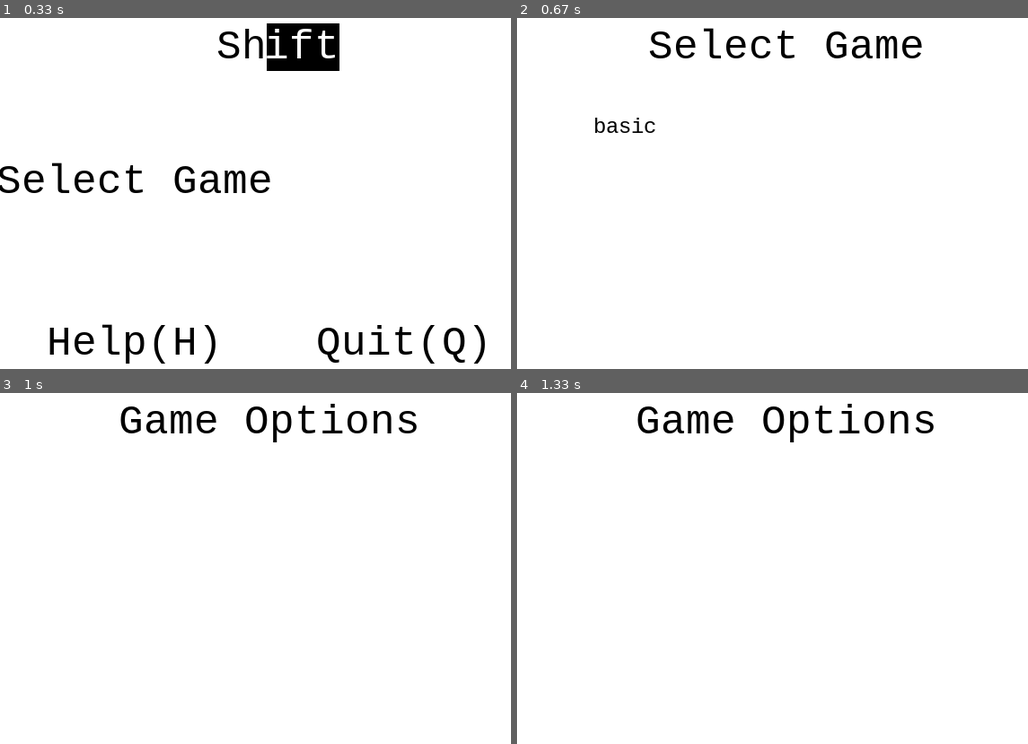
Above: before the commit, frames 1-4 (two rows, left to right).
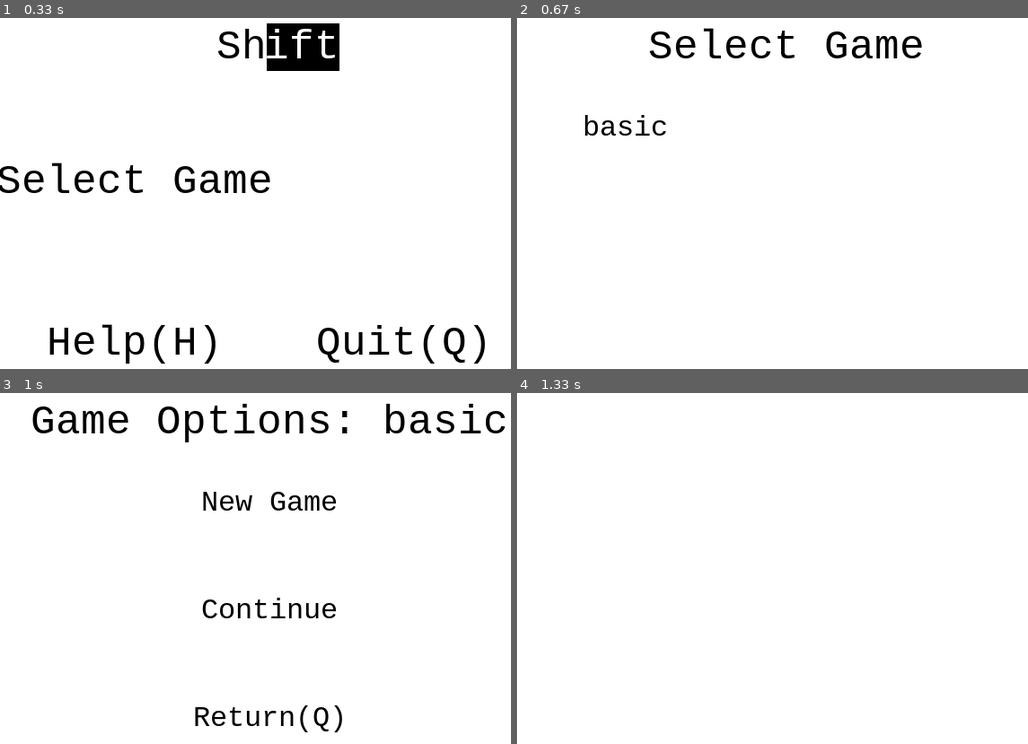
Above: after the commit, the same moments.

Repository: fyabc/MiniGames
Game: pygame game, started from Shift_pygame/test/test_main.py
The game is run twice, just before and just after one commit, with the same random seed, the same clock (stepped at 60 frames per second) and the same inputs.
Inputs (mouse positions are in pixels of both pictures, inside the frame that each line leads up to):
- Up to frame 1 (0.33 s): no input
- Up to frame 2 (0.67 s): press the mouse at (654, 182) at 0.37 s; move the mouse to (634, 270) at 0.47 s; release the mouse at (619, 361) at 0.6 s
- Up to frame 3 (1 s): press the mouse at (107, 501) at 0.7 s; move the mouse to (97, 491) at 0.8 s; release the mouse at (86, 484) at 0.93 s
- Up to frame 4 (1.33 s): press the mouse at (787, 501) at 1.03 s; move the mouse to (890, 656) at 1.13 s; release the mouse at (outside the picture) at 1.27 s

Frame 1 is identical in both runs. In frame 2, 0.4% of the frame differs, in the area x 13-30%, y 27-34%; in frame 3, 4.7%, in the area x 6-99%, y 3-97%; in frame 4, 1.5%.

Commit message:
Add a level select scene (still implementing) Some refactor in Text, Scene, etc.

Diff:
--- a/Shift_pygame/Shift_pygame/config/config.py
+++ b/Shift_pygame/Shift_pygame/config/config.py
@@ -41,6 +41,9 @@
 FontSize = 50
 FontName = os.path.join(ResourcePath, 'fonts', 'consolas-yahei.ttf')
 
+FontSmall = 27
+FontMedium = 35
+
 # FPS.
 MainFPS = 60
 
--- a/Shift_pygame/Shift_pygame/element/text.py
+++ b/Shift_pygame/Shift_pygame/element/text.py
@@ -14,4 +14,13 @@
                  visible=True, angle=0):
         super().__init__(game, scene, loc, angle, visible, 'center')
 
+        self.text = text
+        self.fg_bg = fg_bg
+        self.font_size = font_size
+        self.font_name = font_name
+
         self.image = get_text(text, *fg_bg, font_size, font_name)
+
+    def set_text(self, text):
+        self.text = text
+        self.image = get_text(self.text, *self.fg_bg, self.font_size, self.font_name)
--- a/Shift_pygame/Shift_pygame/game.py
+++ b/Shift_pygame/Shift_pygame/game.py
@@ -36,18 +36,20 @@
             for game_group_name in GameGroups
         }
 
-        scene_map = {
+        self.scene_map = {
             'MainMenu': 0,
             'HelpMenu': 1,
             'GameSelectMenu': 2,
             'GameMainMenu': 3,
             # ('LevelScene', 'basic'): 'basic',
+            'LevelSelectMenu': 4,
         }
 
-        self.add_scene(0, MainMenu, scene_map)
-        self.add_scene(1, HelpMenu)
-        self.add_scene(2, GameSelectMenu, scene_map)
-        self.add_scene(3, GameMainMenu, scene_map)
+        self.add_scene(MainMenu, self.scene_map)
+        self.add_scene(HelpMenu, self.scene_map)
+        self.add_scene(GameSelectMenu, self.scene_map)
+        self.add_scene(GameMainMenu, self.scene_map)
+        self.add_scene(LevelSelectMenu, self.scene_map)
 
     @contextmanager
     def _game_manager(self):
@@ -64,7 +66,8 @@
         print('The game is quited!')
         sys.exit(0)
 
-    def add_scene(self, scene_id, scene_type, *args, **kwargs):
+    def add_scene(self, scene_type, *args, **kwargs):
+        scene_id = self.scene_map[scene_type.__name__]
         self.scenes[scene_id] = scene_type(self, scene_id, *args, **kwargs)
 
     def run(self):
--- a/Shift_pygame/Shift_pygame/group_data.py
+++ b/Shift_pygame/Shift_pygame/group_data.py
@@ -134,15 +134,14 @@
 class GameGroupData:
     def __init__(self, game_group_name, levels, record_file=None):
         self.game_group_name = game_group_name
-        self.levels = {
-            level.id: level
-            for level in levels
-        }
+        self.levels = {level.id: level for level in levels}
 
         if record_file is not None:
             self.load_status(record_file)
 
+        # For debug
         print(self)
+        # End debug
 
     def __getitem__(self, item):
         return self.levels[item]
--- a/Shift_pygame/Shift_pygame/scene/basic_scenes.py
+++ b/Shift_pygame/Shift_pygame/scene/basic_scenes.py
@@ -3,7 +3,7 @@
 
 import pygame.locals
 
-from ..config import GameGroups, SceneTitleLocation, DefaultGroup
+from ..config import GameGroups, SceneTitleLocation, DefaultGroup, FontMedium
 from .scene import Scene
 from ..element.text import Text
 from ..element.group import Group
@@ -33,6 +33,12 @@
         self.groups.append(self.active_group)
 
         self.add_action((pygame.locals.MOUSEBUTTONUP, 1), self.on_mouse_up_1)
+
+        self._add_elements()
+
+    def _add_elements(self):
+        """Subclasses override this method to add elements."""
+        pass
 
     def add_active_element(self, *elements):
         self.handlers.extend(elements)
@@ -47,9 +53,7 @@
 
 
 class MainMenu(MenuScene):
-    def __init__(self, game, scene_id, targets):
-        super().__init__(game, scene_id, targets)
-
+    def _add_elements(self):
         self.add_background(
             Text(self.game, self, 'Sh', (0.449, 0.15)),
             Text(self.game, self, 'ift', (0.561, 0.15), fg_bg=(True, False), font_size=50),
@@ -57,9 +61,9 @@
 
         self.add_active_element(
             ActiveText(self.game, self, 'Select Game', (0.25, 0.4),
-                       mouse_up_call=(lambda *args: targets['GameSelectMenu'])),
+                       mouse_up_call=(lambda *args: self.targets['GameSelectMenu'])),
             ActiveText(self.game, self, 'Help(H)', (0.25, 0.7),
-                       mouse_up_call=(lambda *args: targets['HelpMenu'])),
+                       mouse_up_call=(lambda *args: self.targets['HelpMenu'])),
             ActiveText(self.game, self, 'Quit(Q)', (0.75, 0.7),
                        mouse_up_call=(lambda *args: self.QuitID)),
         )
@@ -76,24 +80,19 @@
 
 
 class HelpMenu(MenuScene):
-    def __init__(self, game, scene_id):
-        super().__init__(game, scene_id, None)
-
+    def _add_elements(self):
         self.add_background(
             Text(self.game, self, 'Help', SceneTitleLocation),
-            Text(self.game, self, 'Left: Go left', (0.5, 0.29), font_size=27),
-            Text(self.game, self, 'Right: Go right', (0.5, 0.37), font_size=27),
-            Text(self.game, self, 'Up: To another level on the door', (0.5, 0.45), font_size=27),
-            Text(self.game, self, 'Space: Jump', (0.5, 0.53), font_size=27),
-            Text(self.game, self, 'Shift: Shift to another world', (0.5, 0.61), font_size=27),
+            Text(self.game, self, 'Left: Go left', (0.5, 0.29), font_size=FontMedium),
+            Text(self.game, self, 'Right: Go right', (0.5, 0.37), font_size=FontMedium),
+            Text(self.game, self, 'Up: To another level on the door', (0.5, 0.45), font_size=FontMedium),
+            Text(self.game, self, 'Space: Jump', (0.5, 0.53), font_size=FontMedium),
+            Text(self.game, self, 'Shift: Shift to another world', (0.5, 0.61), font_size=FontMedium),
         )
 
         self.add_active_element(
-            ActiveText(
-                self.game, self,
-                'Return(Q)', (0.5, 0.8),
-                mouse_up_call=(lambda t, g, e, pre_sid, *args: pre_sid)
-            )
+            ActiveText(self.game, self, 'Return(Q)', (0.5, 0.8),
+                       mouse_up_call=(lambda t, g, e, pre_sid, *args: pre_sid))
         )
 
     def _add_keys(self):
@@ -106,17 +105,15 @@
 
 
 class GameSelectMenu(MenuScene):
-    def __init__(self, game, scene_id, targets):
-        super().__init__(game, scene_id, targets)
-
+    def _add_elements(self):
         self.add_background(
             Text(self.game, self, 'Select Game', SceneTitleLocation),
         )
 
         game_group_number = len(GameGroups)
         self.add_active_element(*[
-            ActiveText(self.game, self, game_group_name, (0.2, 0.3 + 0.07 * i), font_size=27,
-                       mouse_up_call=(lambda t, g, e, pre_sid, *args: (targets['GameMainMenu'], game_group_name)))
+            ActiveText(self.game, self, game_group_name, (0.2, 0.3 + 0.07 * i), font_size=FontMedium,
+                       mouse_up_call=(lambda t, g, e, pre_sid, *args: (self.targets['GameMainMenu'], game_group_name)))
             for i, game_group_name in enumerate(GameGroups)
         ])
 
@@ -135,8 +132,20 @@
 
         self.game_group_name = DefaultGroup
 
-        self.add_background(
-            Text(self.game, self, 'Game Options', SceneTitleLocation),
+    def _add_elements(self):
+        self.title = Text(self.game, self, 'Game Options', SceneTitleLocation)
+
+        self.add_background(
+            self.title,
+        )
+
+        self.add_active_element(
+            ActiveText(self.game, self, 'New Game', (0.5, 0.3), font_size=FontMedium,
+                       mouse_up_call=lambda *args: (self.targets['LevelSelectMenu'], self.game_group_name)),
+            ActiveText(self.game, self, 'Continue', (0.5, 0.5), font_size=FontMedium,
+                       mouse_up_call=lambda *args: (self.targets['LevelSelectMenu'], self.game_group_name)),
+            ActiveText(self.game, self, 'Return(Q)', (0.5, 0.7), font_size=FontMedium,
+                       mouse_up_call=lambda *args: self.targets['GameSelectMenu']),
         )
 
     def _add_keys(self):
@@ -150,12 +159,15 @@
     def run(self, previous_scene_id, *args):
         """
 
-        :param previous_scene_id:
-        :param args: args[0] = game_group_name
+        :param previous_scene_id: as default
+        :param args:
+            args[0] = game_group_name
         :return:
         """
 
+        # Load game group name, do some works.
         self.game_group_name = args[0]
+        self.title.set_text('Game Options: {}'.format(self.game_group_name))
 
         return super().run(previous_scene_id, *args)
 
@@ -163,3 +175,30 @@
         super().draw_background()
 
         # todo: Add level buttons (even link graph) into the scene
+
+
+class LevelSelectMenu(MenuScene):
+    """The menu for level selection.
+
+    It contains level numbers (maybe also contains their connections).
+
+    Click the levels will go to level scene (game scene).
+    """
+
+    def __init__(self, game, scene_id, targets):
+        super().__init__(game, scene_id, targets)
+
+        self.game_group_name = DefaultGroup
+
+    def run(self, previous_scene_id, *args):
+        """
+
+        :param previous_scene_id: as default
+        :param args:
+            args[0] = game_group_name
+        :return:
+        """
+
+        self.game_group_name = args[0]
+
+        return super().run(previous_scene_id, *args)
